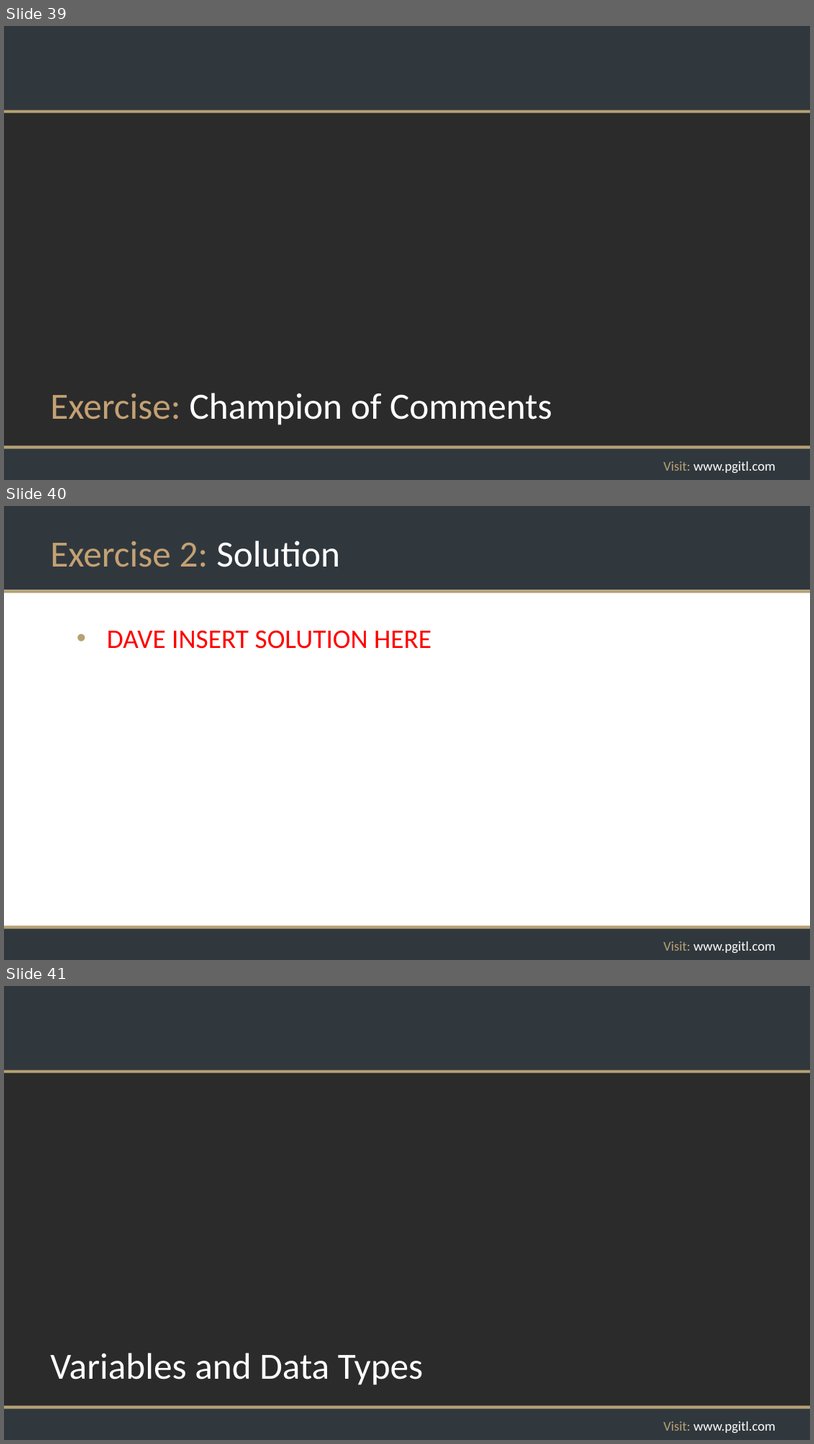
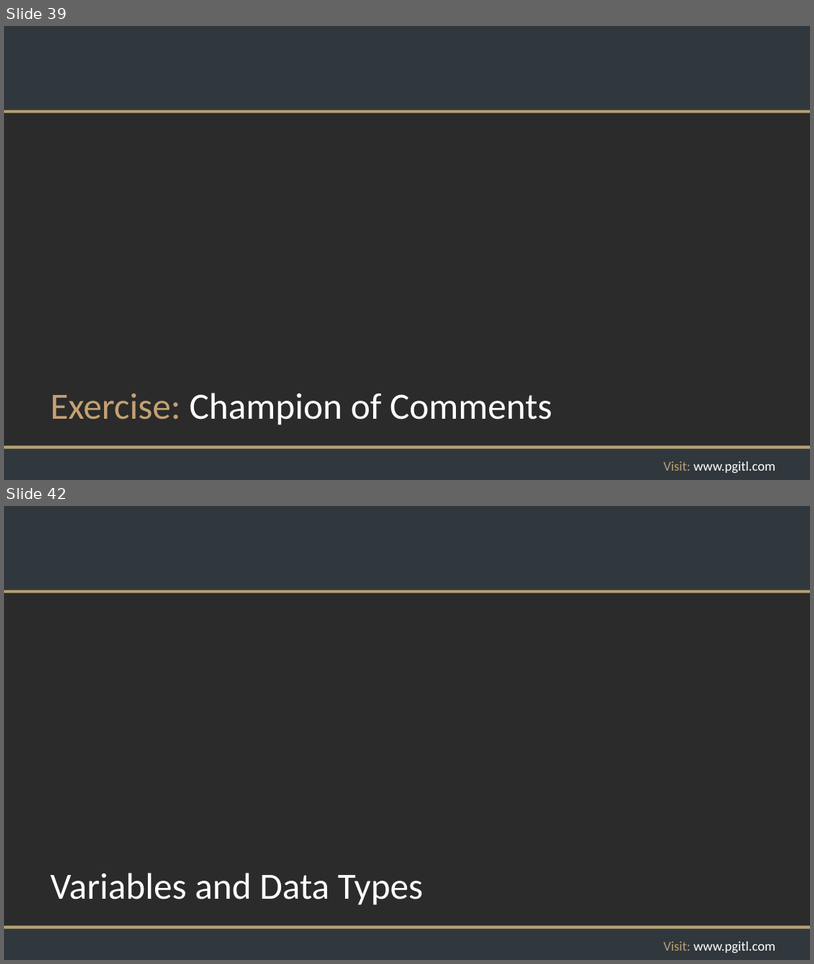
Before and after one commit to rikkouri/project-a, a slide deck: Programming Foundations.pptx. Shown one above the other, each under a label of ours: slides 39, 40 and 41 before the commit, slides 39 and 42 after it; the slides between them are not shown. The pictures are 814x1444 and 814x964 pixels, drawn with LibreOffice and Linux fonts; fonts in the diff are those of the drawing; background and template pictures are left out; a plain dark background stands for a picture behind light text. Boxes give left, top, right and bottom in pixels: in the first picture for what was removed or moved away, otherwise in the second. Text is boxed around its words. In the diff, an @@ line names an element or a change of style, - is before the commit and + after.

```diff
--- a/Programming Foundations.pptx
+++ b/Programming Foundations.pptx
@@ slide 40 removed at [4, 506, 810, 960], background #FFFFFF; not listed: 5 template elements that a slide beside it also shows @@
@@ title removed at [50, 541, 340, 567] @@
-Exercise 2: Solution
@@ text removed at [107, 630, 432, 649] @@
-• DAVE INSERT SOLUTION HERE
@@ what was slide 41 is now slide 42 @@
```
Also in this commit, not shown: 2 slides added.
